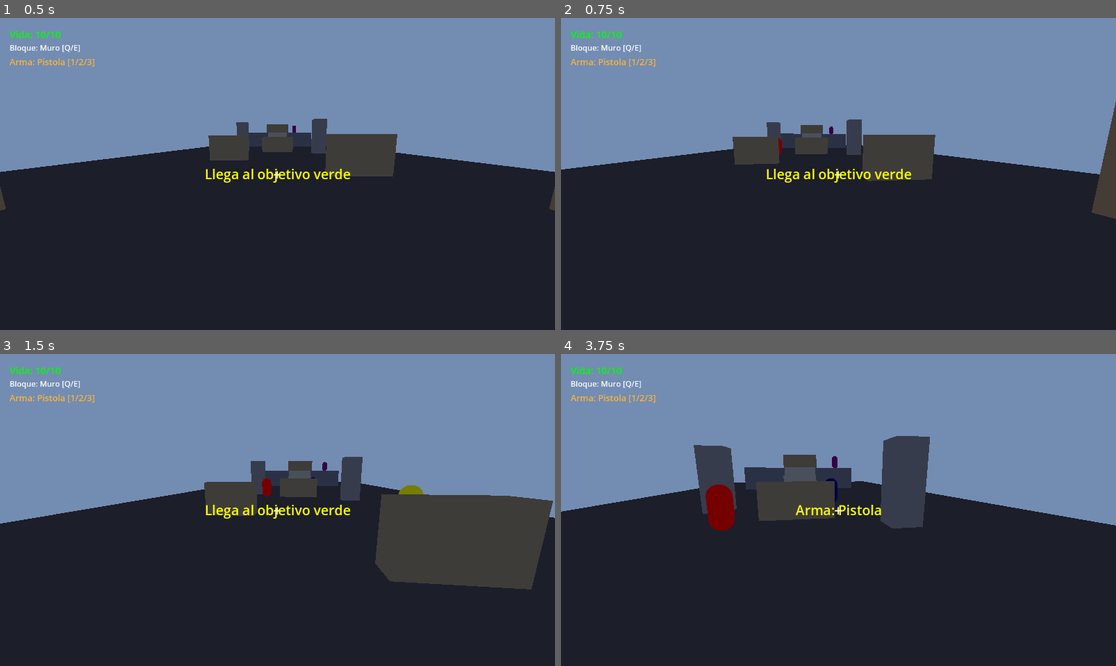
Above: before the commit, frames 1-4 (two rows, left to right).
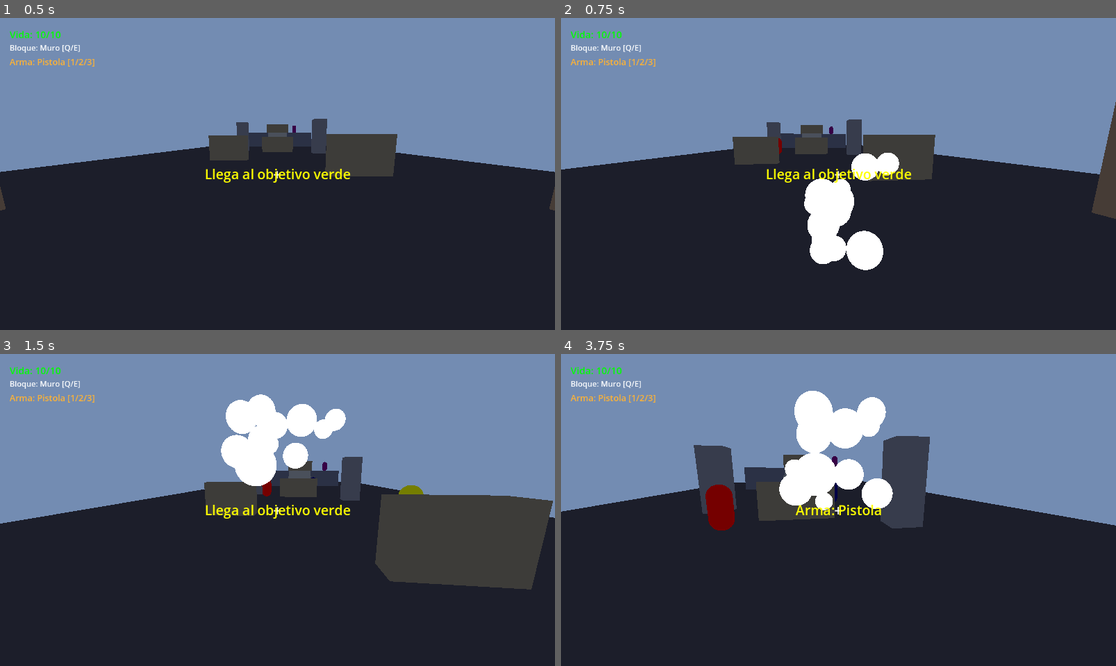
Above: after the commit, the same moments.

Repository: kilder16/NEXUS
Game: Godot game, scene res://scenes/levels/level_01.tscn
The game is run twice, just before and just after one commit, with the same random seed, the same clock (stepped at 60 frames per second) and the same inputs.
Inputs (mouse positions are in pixels of both pictures, inside the frame that each line leads up to):
- Up to frame 1 (0.5 s): no input
- Up to frame 2 (0.75 s): tap Enter at 0.5 s; move the mouse to (866, 174) at 0.52 s; hold Up from 0.53 s (still down); tap H at 0.6 s; click (866, 174) at 0.67 s
- Up to frame 3 (1.5 s): keep holding Up; tap Space at 0.77 s; move the mouse to (249, 510) at 1.27 s; tap H at 1.35 s; click (249, 510) at 1.42 s
- Up to frame 4 (3.75 s): keep holding Up; tap Space at 1.52, 3.02 s; move the mouse to (849, 503) at 2.02 s; tap Q at 2.1 s; click (849, 503) at 2.17 s; tap H at 2.3, 3.05 s; move the mouse to (832, 516) at 2.77 s; tap E at 2.85 s; click (832, 516) at 2.92 s; move the mouse to (877, 513) at 3.52 s; tap 1 at 3.6 s; click (877, 513) at 3.67 s

Frame 1 is identical in both runs. In frame 2, 3.0% of the frame differs, in the area x 43-61%, y 43-81%; in frame 3, 3.5%; in frame 4, 4.4%, in the area x 39-60%, y 11-51%.

Commit message:
feat(fx): sistema de particulas profesional con 5 efectos visuales
- ParticleManager singleton con API publica:
  spawn_muzzle_flash, spawn_impact, spawn_blood,
  spawn_enemy_death, show_damage_vignette
- 5 escenas .tscn auto-contenidas en scenes/effects/:
  * muzzle_flash: amarillo emisivo brillante 0.3s
  * impact_wall: polvo gris + chispas naranjas (2 GPUParticles3D hermanos)
  * blood_splatter: rojo oscuro emisivo con dispersion esferica
  * enemy_death_fx: cubos cyan glitch ascendentes
  * damage_vignette: shader radial rojo con fade 0.3s
- particle_auto_free.gd script reusable para todas las escenas
- damage_vignette.gdshader: shader canvas_item con uniform intensity
- Integraciones:
  * player.shoot -> muzzle + impact (en pared) o blood (en enemigo)
  * player.take_damage -> vignette
  * enemy.die -> enemy_death_fx
- Materiales emisivos para visibilidad en escenas oscuras (level_05)
- Debug key H gated por debug_shooting para testing de vignette

Co-Authored-By: Claude Opus 4.7 <noreply@anthropic.com>

Diff:
--- a/project.godot
+++ b/project.godot
@@ -18,6 +18,7 @@
 [autoload]
 
 AudioManager="*res://scripts/systems/audio_manager.gd"
+ParticleManager="*res://scripts/systems/particle_manager.gd"
 
 [physics]
 
--- /dev/null
+++ b/scenes/effects/blood_splatter.tscn
@@ -0,0 +1,46 @@
+[gd_scene load_steps=7 format=3 uid="uid://b8bloodsplatter5nx"]
+
+[ext_resource type="Script" path="res://scripts/effects/particle_auto_free.gd" id="1_autofree"]
+
+[sub_resource type="Gradient" id="grad_blood_inner"]
+offsets = PackedFloat32Array(0, 1)
+colors = PackedColorArray(0.9, 0.15, 0.15, 1, 0.9, 0.15, 0.15, 0)
+
+[sub_resource type="GradientTexture1D" id="grad_blood"]
+gradient = SubResource("grad_blood_inner")
+
+[sub_resource type="ParticleProcessMaterial" id="proc_blood"]
+emission_shape = 1
+emission_sphere_radius = 0.15
+direction = Vector3(0, 1, 0)
+spread = 180.0
+initial_velocity_min = 2.5
+initial_velocity_max = 4.5
+gravity = Vector3(0, -5, 0)
+color = Color(0.9, 0.15, 0.15, 1)
+color_ramp = SubResource("grad_blood")
+scale_min = 0.12
+scale_max = 0.2
+
+[sub_resource type="StandardMaterial3D" id="blood_mat"]
+albedo_color = Color(0.9, 0.15, 0.15, 1)
+emission_enabled = true
+emission = Color(0.9, 0.15, 0.15, 1)
+emission_energy_multiplier = 2.0
+vertex_color_use_as_albedo = true
+
+[sub_resource type="SphereMesh" id="mesh_blood"]
+material = SubResource("blood_mat")
+radius = 0.08
+height = 0.16
+
+[node name="BloodSplatter" type="GPUParticles3D"]
+emitting = true
+amount = 16
+lifetime = 0.5
+one_shot = true
+explosiveness = 0.85
+process_material = SubResource("proc_blood")
+draw_pass_1 = SubResource("mesh_blood")
+script = ExtResource("1_autofree")
+lifetime_seconds = 0.7
--- /dev/null
+++ b/scenes/effects/enemy_death_fx.tscn
@@ -0,0 +1,37 @@
+[gd_scene load_steps=6 format=3 uid="uid://b8enemydeathfx5nx"]
+
+[ext_resource type="Script" path="res://scripts/effects/particle_auto_free.gd" id="1_autofree"]
+
+[sub_resource type="Gradient" id="grad_death_inner"]
+offsets = PackedFloat32Array(0, 1)
+colors = PackedColorArray(0, 0.866, 1, 1, 0, 0.866, 1, 0)
+
+[sub_resource type="GradientTexture1D" id="grad_death"]
+gradient = SubResource("grad_death_inner")
+
+[sub_resource type="ParticleProcessMaterial" id="proc_death"]
+emission_shape = 1
+emission_sphere_radius = 0.3
+direction = Vector3(0, 1, 0)
+spread = 180.0
+initial_velocity_min = 2.0
+initial_velocity_max = 5.0
+gravity = Vector3(0, -2, 0)
+color = Color(0, 0.866, 1, 1)
+color_ramp = SubResource("grad_death")
+scale_min = 0.1
+scale_max = 0.2
+
+[sub_resource type="BoxMesh" id="mesh_glitch"]
+size = Vector3(0.1, 0.1, 0.1)
+
+[node name="EnemyDeathFX" type="GPUParticles3D"]
+emitting = true
+amount = 20
+lifetime = 0.5
+one_shot = true
+explosiveness = 0.7
+process_material = SubResource("proc_death")
+draw_pass_1 = SubResource("mesh_glitch")
+script = ExtResource("1_autofree")
+lifetime_seconds = 0.8
--- /dev/null
+++ b/scenes/effects/impact_wall.tscn
@@ -0,0 +1,86 @@
+[gd_scene load_steps=13 format=3 uid="uid://b8impactwall5nx"]
+
+[ext_resource type="Script" path="res://scripts/effects/particle_auto_free.gd" id="1_autofree"]
+
+[sub_resource type="Gradient" id="grad_dust_inner"]
+offsets = PackedFloat32Array(0, 1)
+colors = PackedColorArray(0.7, 0.68, 0.65, 1, 0.7, 0.68, 0.65, 0)
+
+[sub_resource type="GradientTexture1D" id="grad_dust"]
+gradient = SubResource("grad_dust_inner")
+
+[sub_resource type="ParticleProcessMaterial" id="proc_dust"]
+emission_shape = 0
+direction = Vector3(0, 0, -1)
+spread = 35.0
+initial_velocity_min = 2.0
+initial_velocity_max = 3.5
+gravity = Vector3(0, -1, 0)
+color = Color(0.7, 0.68, 0.65, 1)
+color_ramp = SubResource("grad_dust")
+scale_min = 0.15
+scale_max = 0.25
+
+[sub_resource type="Gradient" id="grad_sparks_inner"]
+offsets = PackedFloat32Array(0, 1)
+colors = PackedColorArray(1, 0.53, 0.27, 1, 1, 0.53, 0.27, 0)
+
+[sub_resource type="GradientTexture1D" id="grad_sparks"]
+gradient = SubResource("grad_sparks_inner")
+
+[sub_resource type="ParticleProcessMaterial" id="proc_sparks"]
+emission_shape = 0
+direction = Vector3(0, 0, -1)
+spread = 45.0
+initial_velocity_min = 3.0
+initial_velocity_max = 5.5
+gravity = Vector3(0, -3, 0)
+color = Color(1, 0.53, 0.27, 1)
+color_ramp = SubResource("grad_sparks")
+scale_min = 0.1
+scale_max = 0.18
+
+[sub_resource type="StandardMaterial3D" id="dust_mat"]
+albedo_color = Color(0.7, 0.68, 0.65, 1)
+emission_enabled = true
+emission = Color(0.7, 0.68, 0.65, 1)
+emission_energy_multiplier = 1.0
+vertex_color_use_as_albedo = true
+
+[sub_resource type="StandardMaterial3D" id="sparks_mat"]
+albedo_color = Color(1, 0.53, 0.27, 1)
+emission_enabled = true
+emission = Color(1, 0.53, 0.27, 1)
+emission_energy_multiplier = 3.0
+vertex_color_use_as_albedo = true
+
+[sub_resource type="BoxMesh" id="mesh_dust"]
+material = SubResource("dust_mat")
+size = Vector3(0.12, 0.12, 0.12)
+
+[sub_resource type="SphereMesh" id="mesh_spark"]
+material = SubResource("sparks_mat")
+radius = 0.08
+height = 0.16
+
+[node name="ImpactWall" type="Node3D"]
+script = ExtResource("1_autofree")
+lifetime_seconds = 0.7
+
+[node name="Dust" type="GPUParticles3D" parent="."]
+emitting = true
+amount = 14
+lifetime = 0.4
+one_shot = true
+explosiveness = 0.6
+process_material = SubResource("proc_dust")
+draw_pass_1 = SubResource("mesh_dust")
+
+[node name="Sparks" type="GPUParticles3D" parent="."]
+emitting = true
+amount = 12
+lifetime = 0.3
+one_shot = true
+explosiveness = 0.9
+process_material = SubResource("proc_sparks")
+draw_pass_1 = SubResource("mesh_spark")
--- /dev/null
+++ b/scenes/effects/muzzle_flash.tscn
@@ -0,0 +1,45 @@
+[gd_scene load_steps=7 format=3 uid="uid://b8muzzleflash5nx"]
+
+[ext_resource type="Script" path="res://scripts/effects/particle_auto_free.gd" id="1_autofree"]
+
+[sub_resource type="Gradient" id="grad_inner"]
+offsets = PackedFloat32Array(0, 1)
+colors = PackedColorArray(1, 0.9, 0.5, 1, 1, 0.9, 0.5, 0)
+
+[sub_resource type="GradientTexture1D" id="grad_tex"]
+gradient = SubResource("grad_inner")
+
+[sub_resource type="ParticleProcessMaterial" id="proc_mat"]
+emission_shape = 0
+direction = Vector3(0, 0, -1)
+spread = 25.0
+initial_velocity_min = 3.0
+initial_velocity_max = 6.0
+gravity = Vector3(0, 0, 0)
+color = Color(1, 0.9, 0.5, 1)
+color_ramp = SubResource("grad_tex")
+scale_min = 0.15
+scale_max = 0.25
+
+[sub_resource type="StandardMaterial3D" id="emit_mat"]
+albedo_color = Color(1, 0.9, 0.5, 1)
+emission_enabled = true
+emission = Color(1, 0.9, 0.5, 1)
+emission_energy_multiplier = 2.5
+vertex_color_use_as_albedo = true
+
+[sub_resource type="SphereMesh" id="mesh"]
+material = SubResource("emit_mat")
+radius = 0.1
+height = 0.2
+
+[node name="MuzzleFlash" type="GPUParticles3D"]
+emitting = true
+amount = 20
+lifetime = 0.3
+one_shot = true
+explosiveness = 0.8
+process_material = SubResource("proc_mat")
+draw_pass_1 = SubResource("mesh")
+script = ExtResource("1_autofree")
+lifetime_seconds = 0.5
--- a/scenes/ui/hud.tscn
+++ b/scenes/ui/hud.tscn
@@ -1,9 +1,24 @@
 [gd_scene format=3 uid="uid://dsgm4igmlmndq"]
 
 [ext_resource type="Script" uid="uid://crfg22ec1i2cd" path="res://scripts/ui/hud.gd" id="1_0mwgc"]
+[ext_resource type="Shader" path="res://shaders/damage_vignette.gdshader" id="2_vignette"]
+
+[sub_resource type="ShaderMaterial" id="vignette_mat"]
+shader = ExtResource("2_vignette")
+shader_parameter/intensity = 0.0
+shader_parameter/vignette_color = Color(1, 0, 0, 1)
 
 [node name="HUD" type="CanvasLayer" unique_id=1386771509]
 script = ExtResource("1_0mwgc")
+
+[node name="DamageVignette" type="ColorRect" parent="." groups=["damage_vignette"]]
+anchors_preset = 15
+anchor_right = 1.0
+anchor_bottom = 1.0
+grow_horizontal = 2
+grow_vertical = 2
+mouse_filter = 2
+material = SubResource("vignette_mat")
 
 [node name="HealthLabel" type="Label" parent="." unique_id=1147035055]
 offset_left = 20.0
--- a/scripts/ai/enemy.gd
+++ b/scripts/ai/enemy.gd
@@ -179,6 +179,7 @@
 	current_state = State.DEAD
 	died.emit(self)
 	AudioManager.play_sfx("enemy_death")
+	ParticleManager.spawn_enemy_death(global_position)
 	print("¡ENEMIGO ELIMINADO!")
 	# Animación simple de muerte
 	var tween = create_tween()
--- /dev/null
+++ b/scripts/effects/particle_auto_free.gd
@@ -0,0 +1,11 @@
+extends Node3D
+
+# Auto-destruye el nodo (y sus particles hijos) tras lifetime_seconds.
+# Usado por todas las escenas de efectos en res://scenes/effects/.
+# Como extiende Node3D, se puede attachear a Node3D, GPUParticles3D, etc.
+
+@export var lifetime_seconds: float = 0.5
+
+func _ready() -> void:
+	await get_tree().create_timer(lifetime_seconds).timeout
+	queue_free()
--- a/scripts/player/player.gd
+++ b/scripts/player/player.gd
@@ -115,6 +115,10 @@
 	var w: Weapon = weapons[current_weapon_index]
 	shoot_cooldown = w.fire_rate
 	AudioManager.play_sfx_pitched("shot")
+	ParticleManager.spawn_muzzle_flash(
+		camera.global_position - camera.global_transform.basis.z * 0.5,
+		-camera.global_transform.basis.z
+	)
 
 	var space_state = get_world_3d().direct_space_state
 	var origin: Vector3 = camera.global_position
@@ -143,6 +147,9 @@
 				if debug_shooting:
 					print("[shoot]   -> take_damage(", w.damage, ") en ", target.name)
 				target.take_damage(w.damage)
+				ParticleManager.spawn_blood(result.position)
+			else:
+				ParticleManager.spawn_impact(result.position, result.normal, "wall")
 
 func build():
 	if raycast.is_colliding():
@@ -166,6 +173,7 @@
 
 func take_damage(amount: int):
 	AudioManager.play_sfx("hit", 0.0, 0.9)
+	ParticleManager.show_damage_vignette()
 	health -= amount
 	print("¡DAÑO RECIBIDO! Vida: ", health, "/", max_health)
 	update_hud()
--- /dev/null
+++ b/scripts/systems/particle_manager.gd
@@ -0,0 +1,73 @@
+extends Node
+
+# === NEXUS - Particle Manager (autoload singleton) ===
+# Spawn de partículas 3D y vignette UI. Las escenas se auto-destruyen.
+
+const MUZZLE_FLASH := preload("res://scenes/effects/muzzle_flash.tscn")
+const IMPACT_WALL := preload("res://scenes/effects/impact_wall.tscn")
+const BLOOD_SPLATTER := preload("res://scenes/effects/blood_splatter.tscn")
+const ENEMY_DEATH_FX := preload("res://scenes/effects/enemy_death_fx.tscn")
+
+const VIGNETTE_PEAK: float = 0.7
+const VIGNETTE_DURATION: float = 0.3
+
+# ============================================================
+# API pública
+# ============================================================
+
+func spawn_muzzle_flash(pos: Vector3, dir: Vector3) -> void:
+	var inst: Node3D = MUZZLE_FLASH.instantiate()
+	_add_to_world(inst)
+	inst.global_position = pos
+	_orient_along(inst, pos, dir)
+
+func spawn_impact(pos: Vector3, normal: Vector3, type: String = "wall") -> void:
+	if type != "wall":
+		push_warning("[ParticleManager] impact type '%s' no implementado, usando 'wall'" % type)
+	var inst: Node3D = IMPACT_WALL.instantiate()
+	_add_to_world(inst)
+	inst.global_position = pos
+	_orient_along(inst, pos, normal)
+
+func spawn_blood(pos: Vector3) -> void:
+	var inst: Node3D = BLOOD_SPLATTER.instantiate()
+	_add_to_world(inst)
+	inst.global_position = pos
+
+func spawn_enemy_death(pos: Vector3) -> void:
+	var inst: Node3D = ENEMY_DEATH_FX.instantiate()
+	_add_to_world(inst)
+	inst.global_position = pos
+
+func show_damage_vignette() -> void:
+	var vignette: Node = get_tree().get_first_node_in_group("damage_vignette")
+	if vignette == null:
+		return
+	var mat: ShaderMaterial = vignette.material as ShaderMaterial
+	if mat == null:
+		return
+	mat.set_shader_parameter("intensity", VIGNETTE_PEAK)
+	var tween: Tween = create_tween()
+	tween.tween_property(mat, "shader_parameter/intensity", 0.0, VIGNETTE_DURATION)
+
+# ============================================================
+# Internos
+# ============================================================
+
+func _add_to_world(inst: Node3D) -> void:
+	var scene: Node = get_tree().current_scene
+	if scene == null:
+		push_warning("[ParticleManager] No current_scene; descartando partícula")
+		inst.queue_free()
+		return
+	scene.add_child(inst)
+
+func _orient_along(inst: Node3D, pos: Vector3, dir: Vector3) -> void:
+	if dir.length() < 0.01:
+		return
+	# look_at orienta el local -Z hacia (pos + dir). Si dir es paralelo a UP,
+	# usamos RIGHT como up vector para evitar el gimbal lock.
+	var up: Vector3 = Vector3.UP
+	if abs(dir.normalized().dot(Vector3.UP)) > 0.99:
+		up = Vector3.RIGHT
+	inst.look_at(pos + dir, up)
--- /dev/null
+++ b/shaders/damage_vignette.gdshader
@@ -0,0 +1,15 @@
+shader_type canvas_item;
+
+// Vignette radial: rojo en bordes, transparente al centro.
+// Controlado por uniform `intensity` (0=invisible, 1=máximo).
+
+uniform float intensity : hint_range(0.0, 1.0) = 0.0;
+uniform vec4 vignette_color : source_color = vec4(1.0, 0.0, 0.0, 1.0);
+
+void fragment() {
+	vec2 center = vec2(0.5, 0.5);
+	float dist = distance(UV, center);
+	// Inner radius 0.3 (transparent), outer 0.8 (full), smoothstep entre medio
+	float vignette = smoothstep(0.3, 0.8, dist);
+	COLOR = vec4(vignette_color.rgb, vignette_color.a * vignette * intensity);
+}
Not shown, added: scripts/effects/particle_auto_free.gd.uid
Not shown, added: scripts/systems/particle_manager.gd.uid
Not shown, added: shaders/damage_vignette.gdshader.uid
